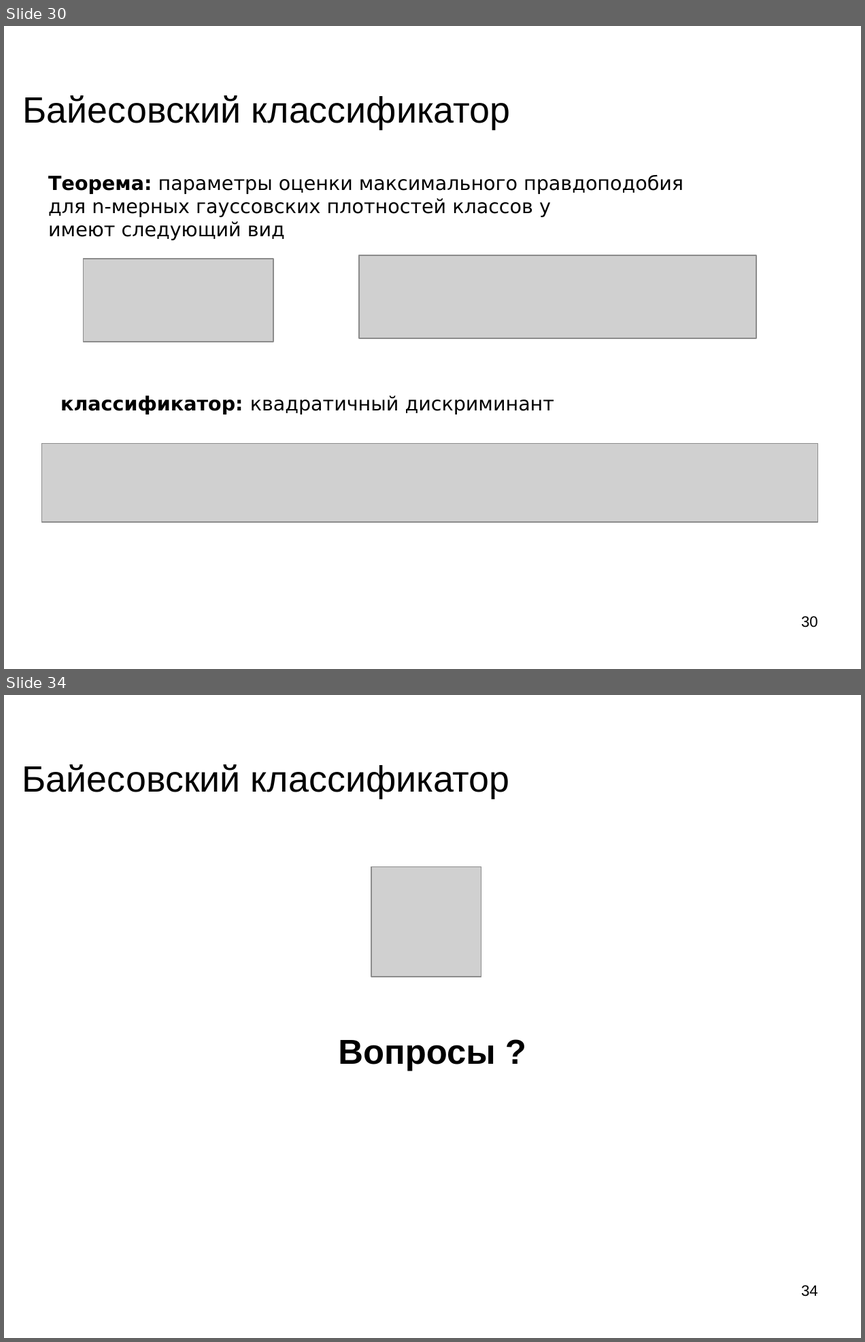
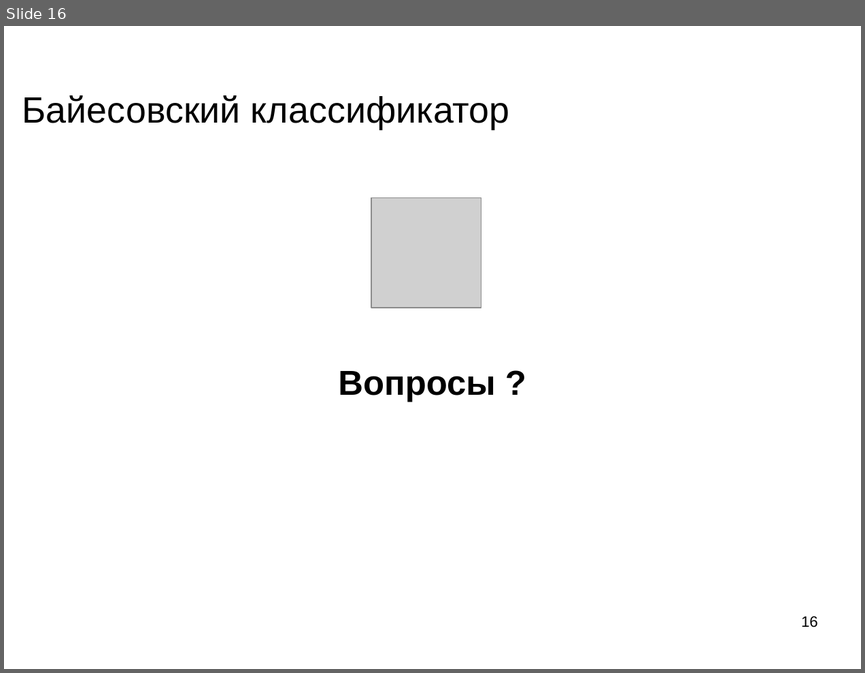
Before and after one commit to mechanoid5/ml_lectorium_legacy, a slide deck: 09-bayes.odp. Shown one above the other, each under a label of ours: slides 30 and 34 before the commit, slide 16 after it; the slides between them are not shown. The pictures are 865x1342 and 865x673 pixels, drawn with LibreOffice and Linux fonts; fonts in the diff are those of the drawing; grey boxes stand for pictures; background and template pictures are left out. Boxes give left, top, right and bottom in pixels: in the first picture for what was removed or moved away, otherwise in the second. Text is boxed around its words. In the diff, an @@ line names an element or a change of style, - is before the commit and + after.

```diff
--- a/09-bayes.odp
+++ b/09-bayes.odp
@@ slide 30 removed at <box>4,26,861,669</box>, background picture (left out) @@
@@ title removed at <box>22,95,511,129</box> @@
-Байесовский классификатор
@@ text removed at <box>48,175,683,240</box> @@
-Теорема: параметры оценки максимального правдоподобия
-для n-мерных гауссовских плотностей классов y
-имеют следующий вид
@@ picture removed at <box>84,259,273,342</box> @@
@@ picture removed at <box>360,255,757,339</box> @@
@@ text removed at <box>60,395,554,414</box> @@
-классификатор: квадратичный дискриминант
@@ picture removed at <box>42,444,819,522</box> @@
@@ page number removed at <box>801,616,818,627</box> @@
-30
@@ what was slide 34 is now slide 16 @@
@@ page number at <box>801,616,818,627</box>: text changed @@
-34
+16
```
Also in this commit, not shown: 8 slides changed, 5 slides added, 22 other slides removed, 2 other files.
